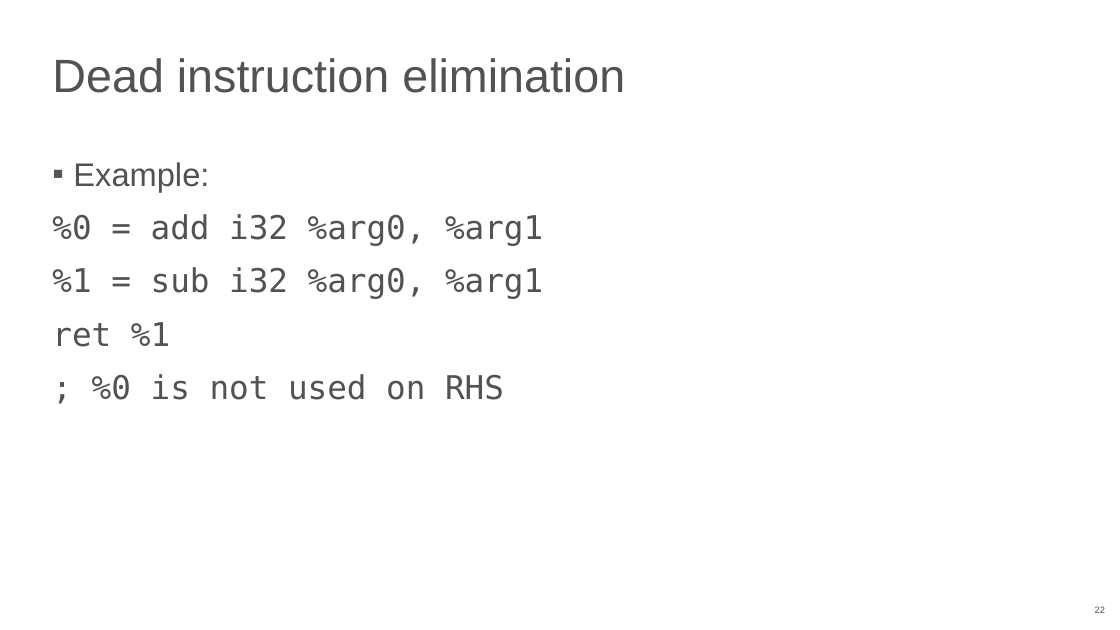
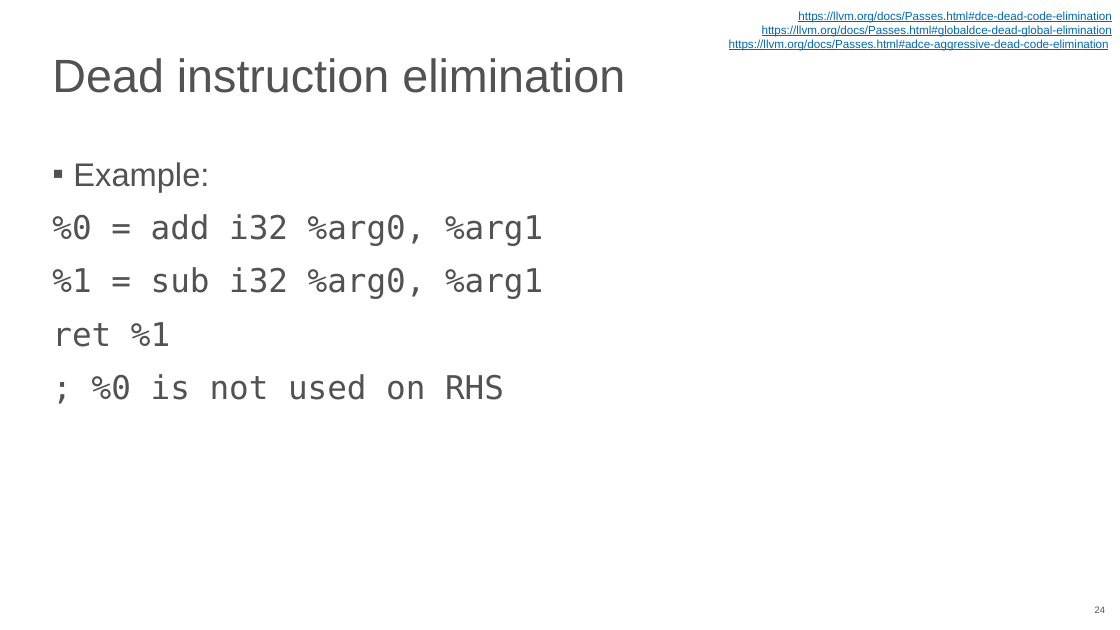
Before and after one commit to NN-complr-tech/Complr-course-lectures, a slide deck: slide 24 of 05-Optimizations-1.pptx (slide 22 before the commit). Drawn at 1120x630 pixels with LibreOffice and Linux fonts; fonts in the diff are those of the drawing. Boxes give left, top, right and bottom in pixels: in the first picture for what was removed or moved away, otherwise in the second. Text is boxed around its words. In the diff, an @@ line names an element or a change of style, - is before the commit and + after.

```diff
--- a/05-Optimizations-1.pptx
+++ b/05-Optimizations-1.pptx
@@ text added at (729, 11, 1112, 51), 10 pt, text #0068B5, underline @@
+https://llvm.org/docs/Passes.html#dce-dead-code-elimination
+https://llvm.org/docs/Passes.html#globaldce-dead-global-elimination
+https://llvm.org/docs/Passes.html#adce-aggressive-dead-code-elimination
@@ page number at (1095, 606, 1105, 613): text changed @@
-22
+24
```
Also in this commit, not shown: 13 other slides changed, 7 slides added, 1 slide removed.
